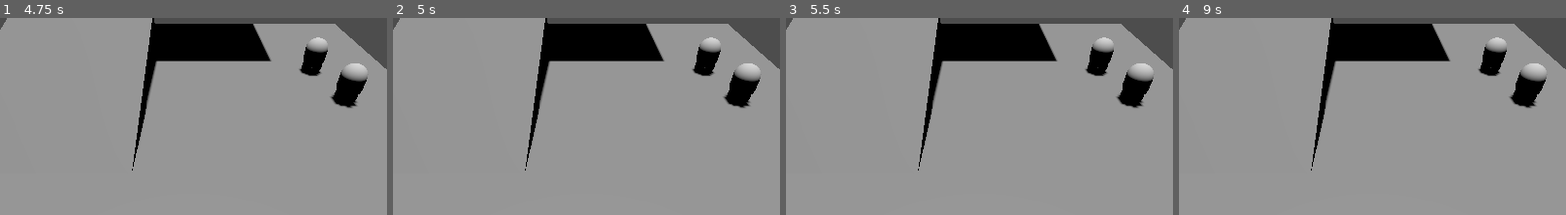
Above: before the commit, frames 1-4 (left to right).
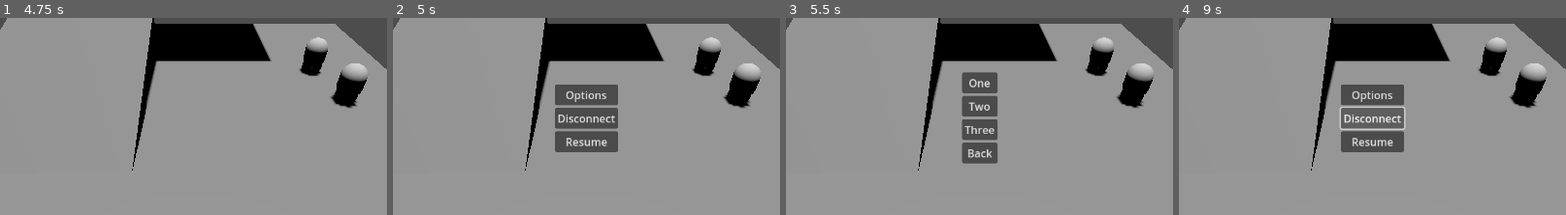
Above: after the commit, the same moments.

Repository: blondeman/congenial-soul
Game: Godot game, scene res://scenes/scene_manager.tscn
Same seed, same stepped clock (60 frames per second), same inputs: the game is played once before the commit and once after it.
Inputs (mouse positions are % of the whole screen's width and height, from its top left):
- Up to frame 1 (4.75 s): click "Host" at 0.5 s; tap Enter at 1.25, 2.75, 4.25 s; move the mouse to (72, 40) at 1.27 s; hold D (right) 1.28-2.03 s; tap Q (ability_one) at 1.35, 3.6 s; click (72, 40) at 1.42 s; tap Space (jump) at 1.52, 2, 2.27, 3.5, 3.77, 4.52 s; move the mouse to (30, 51) at 2.02 s; hold S (down) 2.03-2.78 s; tap R (ability_three) at 2.1, 4.35 s; click (30, 51) at 2.17 s; move the mouse to (60, 21) at 2.77 s; hold D (right) 2.78-3.53 s; tap E (ability_two) at 2.85 s; click (60, 21) at 2.92 s; move the mouse to (45, 67) at 3.52 s; hold W (up) 3.53-4.28 s; click (45, 67) at 3.67 s; move the mouse to (80, 62) at 4.27 s; hold A (left) from 4.28 s (still down); click (80, 62) at 4.42 s
- Up to frame 2 (5 s): keep holding A (left); tap Escape (pause, bound only after the commit) at 4.9 s
- Up to frame 3 (5.5 s): release A (left) at 5 s; click (50, 39) at 5 s, where only the run after the commit has a clickable "Options"
- Up to frame 4 (9 s): click (50, 36) at 5.75 s, where only the run after the commit has a clickable "One"; click (50, 42) at 6.5 s, where only the run after the commit has a clickable "Two"; click (50, 48) at 7.25 s, where only the run after the commit has a clickable "Three"; click (50, 54) at 8 s, where only the run after the commit has a clickable "Back"; click (50, 45) at 8.75 s, where only the run after the commit has a clickable "Disconnect"
The pictures show only the part of the screen within x 25-75%, y 20-70%; the shares and areas given below are measured in that part.

Frame 1 is identical in both runs. In frame 2, 5.0% of the frame differs, in the area x 41-59%, y 33-69%; in frame 3, 3.7%; in frame 4, 5.1%.

Commit message:
pause menu

Diff:
--- /dev/null
+++ b/congenial-soul/Settings.gd
@@ -0,0 +1,42 @@
+extends CanvasLayer
+
+@export var pause_menu: Control
+@export var settings_menu: Control
+
+
+func _ready():
+	close()
+
+
+func _unhandled_key_input(event: InputEvent) -> void:
+	if event.is_action_pressed("pause"):
+		if visible:
+			close()
+		else:
+			navigate(pause_menu)
+
+
+func navigate(menu: Control):
+	visible = true
+	pause_menu.visible = false
+	settings_menu.visible = false
+	menu.visible = true
+	Input.mouse_mode = Input.MOUSE_MODE_VISIBLE
+
+
+func close():
+	visible = false
+	if get_tree().get_first_node_in_group("scene_manager").is_in_game:
+		Input.mouse_mode = Input.MOUSE_MODE_CAPTURED
+
+
+func _on_resume_pressed() -> void:
+	close()
+
+
+func _on_options_pressed() -> void:
+	navigate(settings_menu)
+
+
+func _on_back_pressed() -> void:
+	navigate(pause_menu)
--- a/congenial-soul/project.godot
+++ b/congenial-soul/project.godot
@@ -67,6 +67,11 @@
 "events": [Object(InputEventKey,"resource_local_to_scene":false,"resource_name":"","device":-1,"window_id":0,"alt_press …(192 unchanged characters)…
 ]
 }
+pause={
+"deadzone": 0.2,
+"events": [Object(InputEventKey,"resource_local_to_scene":false,"resource_name":"","device":-1,"window_id":0,"alt_pressed":false,"shift_pressed":false,"ctrl_pressed":false,"meta_pressed":false,"pressed":false,"keycode":0,"physical_keycode":4194305,"key_label":0,"unicode":0,"location":0,"echo":false,"script":null)
+]
+}
 
 [layer_names]
 
--- /dev/null
+++ b/congenial-soul/scenes/pause.tscn
@@ -0,0 +1,84 @@
+[gd_scene load_steps=2 format=3 uid="uid://ckmlfr51txnjp"]
+
+[ext_resource type="Script" uid="uid://dyo836j636bdl" path="res://Settings.gd" id="1_f1d2v"]
+
+[node name="pause" type="CanvasLayer" node_paths=PackedStringArray("pause_menu", "settings_menu")]
+script = ExtResource("1_f1d2v")
+pause_menu = NodePath("buttons")
+settings_menu = NodePath("settings")
+
+[node name="buttons" type="Control" parent="."]
+layout_mode = 3
+anchors_preset = 15
+anchor_right = 1.0
+anchor_bottom = 1.0
+grow_horizontal = 2
+grow_vertical = 2
+
+[node name="VBoxContainer" type="VBoxContainer" parent="buttons"]
+layout_mode = 1
+anchors_preset = 8
+anchor_left = 0.5
+anchor_top = 0.5
+anchor_right = 0.5
+anchor_bottom = 0.5
+offset_left = -47.0
+offset_top = -50.5
+offset_right = 47.0
+offset_bottom = 50.5
+grow_horizontal = 2
+grow_vertical = 2
+
+[node name="options" type="Button" parent="buttons/VBoxContainer"]
+layout_mode = 2
+text = "Options"
+
+[node name="disconnect" type="Button" parent="buttons/VBoxContainer"]
+layout_mode = 2
+text = "Disconnect"
+
+[node name="resume" type="Button" parent="buttons/VBoxContainer"]
+layout_mode = 2
+text = "Resume"
+
+[node name="settings" type="Control" parent="."]
+layout_mode = 3
+anchors_preset = 15
+anchor_right = 1.0
+anchor_bottom = 1.0
+grow_horizontal = 2
+grow_vertical = 2
+
+[node name="VBoxContainer" type="VBoxContainer" parent="settings"]
+layout_mode = 1
+anchors_preset = 8
+anchor_left = 0.5
+anchor_top = 0.5
+anchor_right = 0.5
+anchor_bottom = 0.5
+offset_left = -26.5
+offset_top = -50.5
+offset_right = 26.5
+offset_bottom = 50.5
+grow_horizontal = 2
+grow_vertical = 2
+
+[node name="setting1" type="Button" parent="settings/VBoxContainer"]
+layout_mode = 2
+text = "One"
+
+[node name="setting2" type="Button" parent="settings/VBoxContainer"]
+layout_mode = 2
+text = "Two"
+
+[node name="setting3" type="Button" parent="settings/VBoxContainer"]
+layout_mode = 2
+text = "Three"
+
+[node name="back" type="Button" parent="settings/VBoxContainer"]
+layout_mode = 2
+text = "Back"
+
+[connection signal="pressed" from="buttons/VBoxContainer/options" to="." method="_on_options_pressed"]
+[connection signal="pressed" from="buttons/VBoxContainer/resume" to="." method="_on_resume_pressed"]
+[connection signal="pressed" from="settings/VBoxContainer/back" to="." method="_on_back_pressed"]
--- a/congenial-soul/scenes/scene_manager.tscn
+++ b/congenial-soul/scenes/scene_manager.tscn
@@ -1,8 +1,9 @@
-[gd_scene load_steps=4 format=3 uid="uid://ia0ask3kayh7"]
+[gd_scene load_steps=5 format=3 uid="uid://ia0ask3kayh7"]
 
 [ext_resource type="Script" uid="uid://c7ddnev66h163" path="res://scripts/global/SceneManager.gd" id="1_65mdo"]
 [ext_resource type="PackedScene" uid="uid://c61e81ehl37pn" path="res://scenes/menu.tscn" id="1_we8k5"]
 [ext_resource type="PackedScene" uid="uid://eq1pgsn2bp3k" path="res://scenes/game.tscn" id="2_b81s6"]
+[ext_resource type="PackedScene" uid="uid://ckmlfr51txnjp" path="res://scenes/pause.tscn" id="3_h7lqg"]
 
 [node name="scene_manager" type="Node" node_paths=PackedStringArray("menu", "game") groups=["scene_manager"]]
 script = ExtResource("1_65mdo")
@@ -11,4 +12,6 @@
 
 [node name="menu" parent="." instance=ExtResource("1_we8k5")]
 
+[node name="pause" parent="." instance=ExtResource("3_h7lqg")]
+
 [node name="game_world" parent="." groups=["game_root"] instance=ExtResource("2_b81s6")]
--- a/congenial-soul/scripts/global/SceneManager.gd
+++ b/congenial-soul/scripts/global/SceneManager.gd
@@ -3,11 +3,15 @@
 @export var menu: CanvasLayer
 @export var game: Node3D
 
+var is_in_game: bool = false
+
 func transition_to_game():
 	menu.visible = false
 	game.visible = true
+	is_in_game = true
 
 
 func transition_to_menu():
 	menu.visible = true
 	#game.visible = false
+	is_in_game = false
--- a/congenial-soul/scripts/player/CameraController.gd
+++ b/congenial-soul/scripts/player/CameraController.gd
@@ -6,6 +6,7 @@
 
 func set_current():
 	camera.current = true
+	Input.mouse_mode = Input.MOUSE_MODE_CAPTURED
 
 
 func set_target(target: Node3D):
Not shown, added: congenial-soul/Settings.gd.uid
